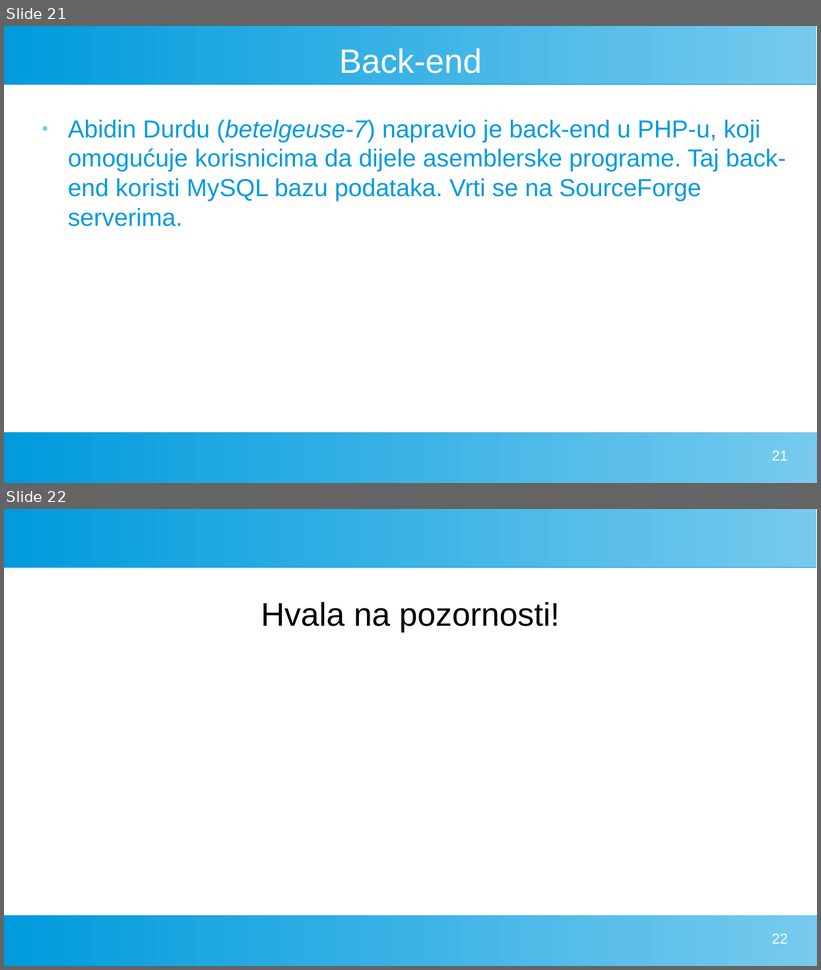
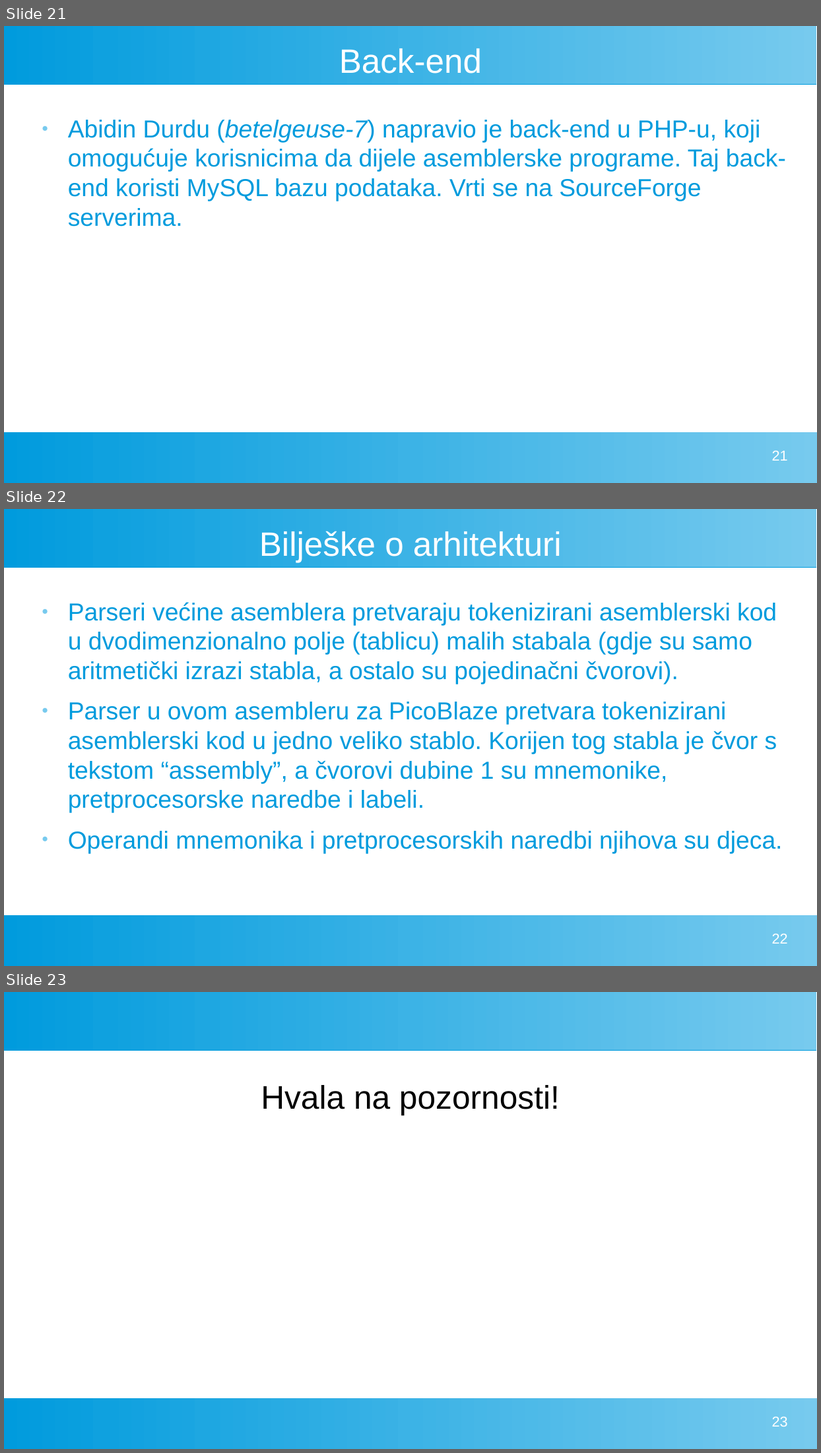
Before and after one commit to FlatAssembler/PicoBlaze_Simulator_in_JS, a slide deck: seminar/PicoBlaze.odp. Shown one above the other, each under a label of ours: slides 21 and 22 before the commit, slides 21, 22 and 23 after it. The pictures are 821x970 and 821x1453 pixels, drawn with LibreOffice and Linux fonts; fonts in the diff are those of the drawing. Boxes give left, top, right and bottom in pixels: in the first picture for what was removed or moved away, otherwise in the second. Text is boxed around its words. In the diff, an @@ line names an element or a change of style, - is before the commit and + after.

Commit message:
Explained how the parser works (different from most assemblers)

```diff
--- a/seminar/PicoBlaze.odp
+++ b/seminar/PicoBlaze.odp
@@ slide 22 added at bbox=[4, 509, 817, 966], background #FFFFFF; not listed: 2 template elements that a slide beside it also shows @@
@@ title added at bbox=[259, 531, 562, 562], 33 pt, text #FFFFFF @@
+Bilješke o arhitekturi
@@ text added at bbox=[68, 602, 782, 854], 24 pt, text #009BDD @@
+● Parseri većine asemblera pretvaraju tokenizirani asemblerski kod u dvodimenzionalno polje (tablicu) malih stabala (gdje su samo aritmetički izrazi stabla, a ostalo su pojedinačni čvorovi).
+● Parser u ovom asembleru za PicoBlaze pretvara tokenizirani asemblerski kod u jedno veliko stablo. Korijen tog stabla je čvor s tekstom “assembly”, a čvorovi dubine 1 su mnemonike, pretprocesorske naredbe i labeli.
+● Operandi mnemonika i pretprocesorskih naredbi njihova su djeca.
@@ page number added at bbox=[772, 934, 788, 944], 14 pt, text #FFFFFF @@
+22
@@ what was slide 22 is now slide 23 @@
@@ page number at bbox=[772, 1417, 788, 1427]: text changed @@
-22
+23
```
Also in this commit, not shown: 1 other file.
